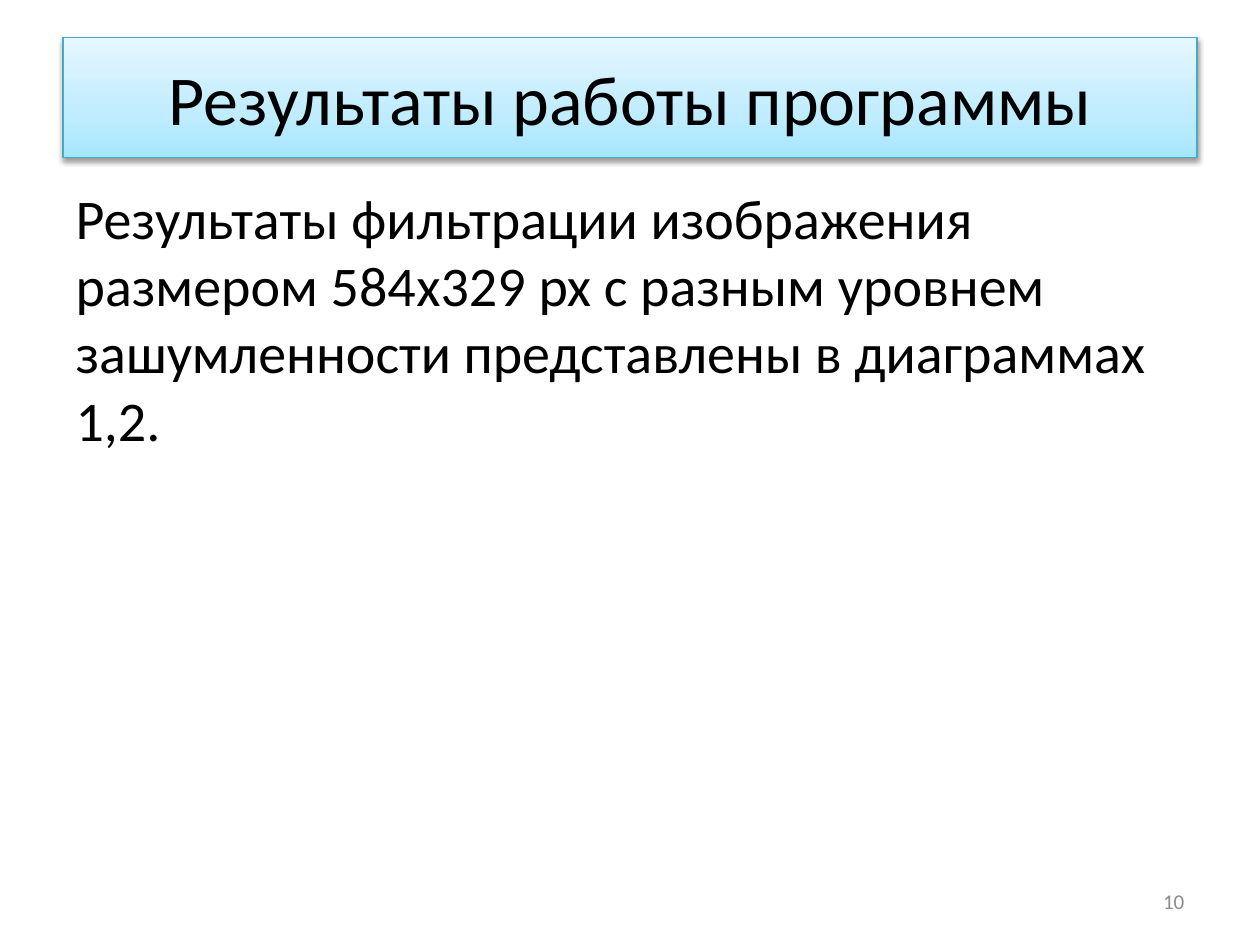
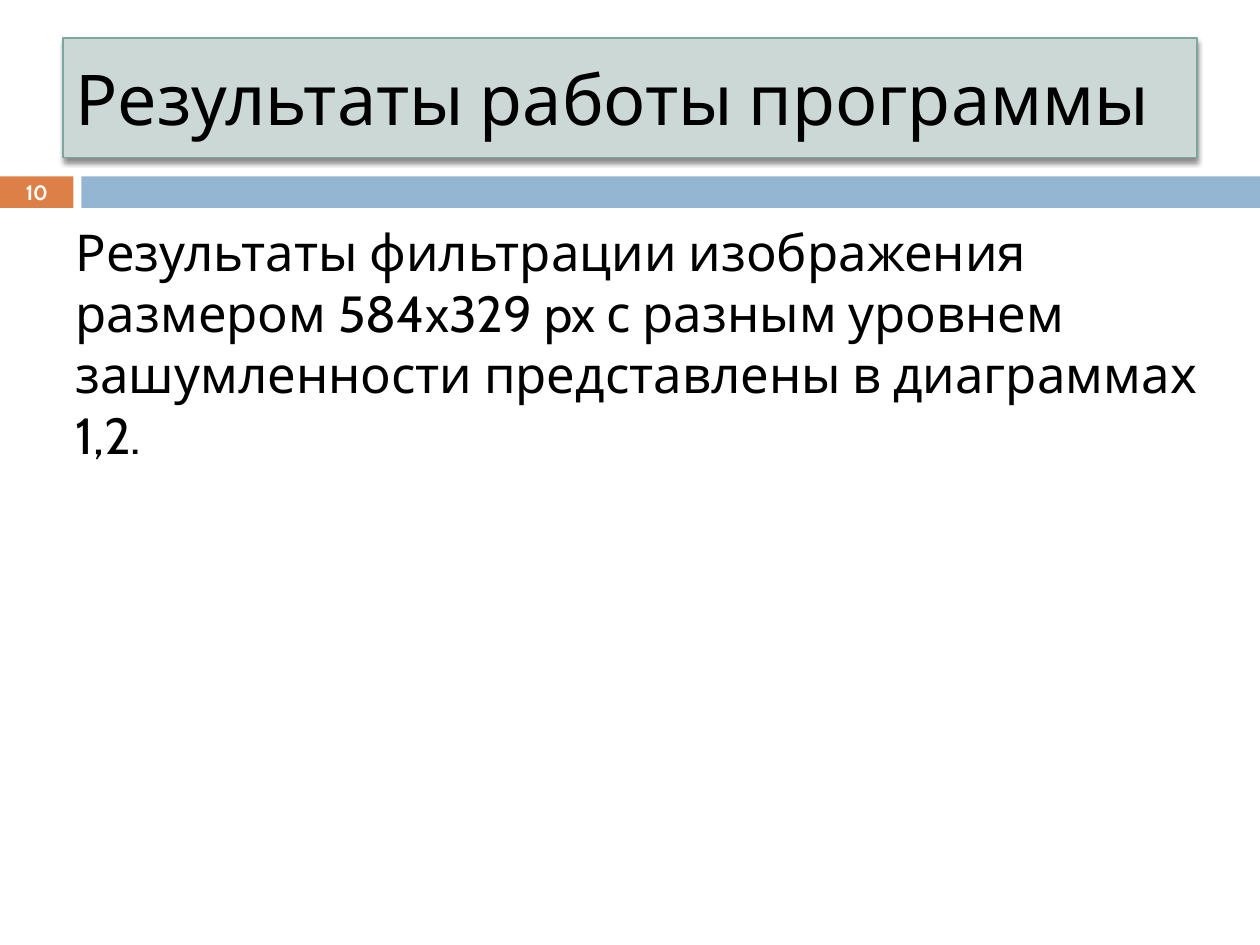
Before and after one commit to ustadenis/OpenCLImageFilter, a slide deck: slide 10 of Diplom/Презентация.pptx. Drawn at 1260x945 pixels with LibreOffice and Linux fonts; fonts in the diff are those of the drawing. Boxes give left, top, right and bottom in pixels: in the first picture for what was removed or moved away, otherwise in the second. Text is boxed around its words. In the diff, an @@ line names an element or a change of style, - is before the commit and + after.

```diff
--- a/Diplom/Презентация.pptx
+++ b/Diplom/Презентация.pptx
@@ title "Результаты работы программы" at (63, 38, 1197, 158): font Calibri to Cabin; alignment centre to left; fill gradient #A7E6FF to #C1EDFF to #E7F8FF to #CBD9D5; outline #46AAC5 0.75 pt to #7BA79D 0.79 pt; shadow changed @@
@@ page number: place and size @@
-page number at (1163, 895, 1184, 909)
+page number at (26, 185, 48, 201)
@@ page number at (26, 185, 48, 201): size 12 to 11.9 pt, font Calibri to Cabin, text colour #8C8C8C to #FFFFFF, bold on; alignment right to centre @@
@@ rectangle added at (0, 176, 73, 208), fill #DD8047 @@
@@ rectangle added at (82, 176, 1260, 208), fill #94B6D2 @@
@@ text "Результаты фильтрации изображения размером 584x329 ...": place and size @@
-text "Результаты фильтрации изображения размером 584x329 ..." at (76, 201, 1145, 448)
+text "Результаты фильтрации изображения размером 584x329 ..." at (75, 232, 1197, 460)
@@ text "Результаты фильтрации изображения размером 584x329 ..." at (75, 232, 1197, 460): size 32 to 29 pt, font Calibri to Cabin @@
```
Also in this commit, not shown: 16 other slides changed.
